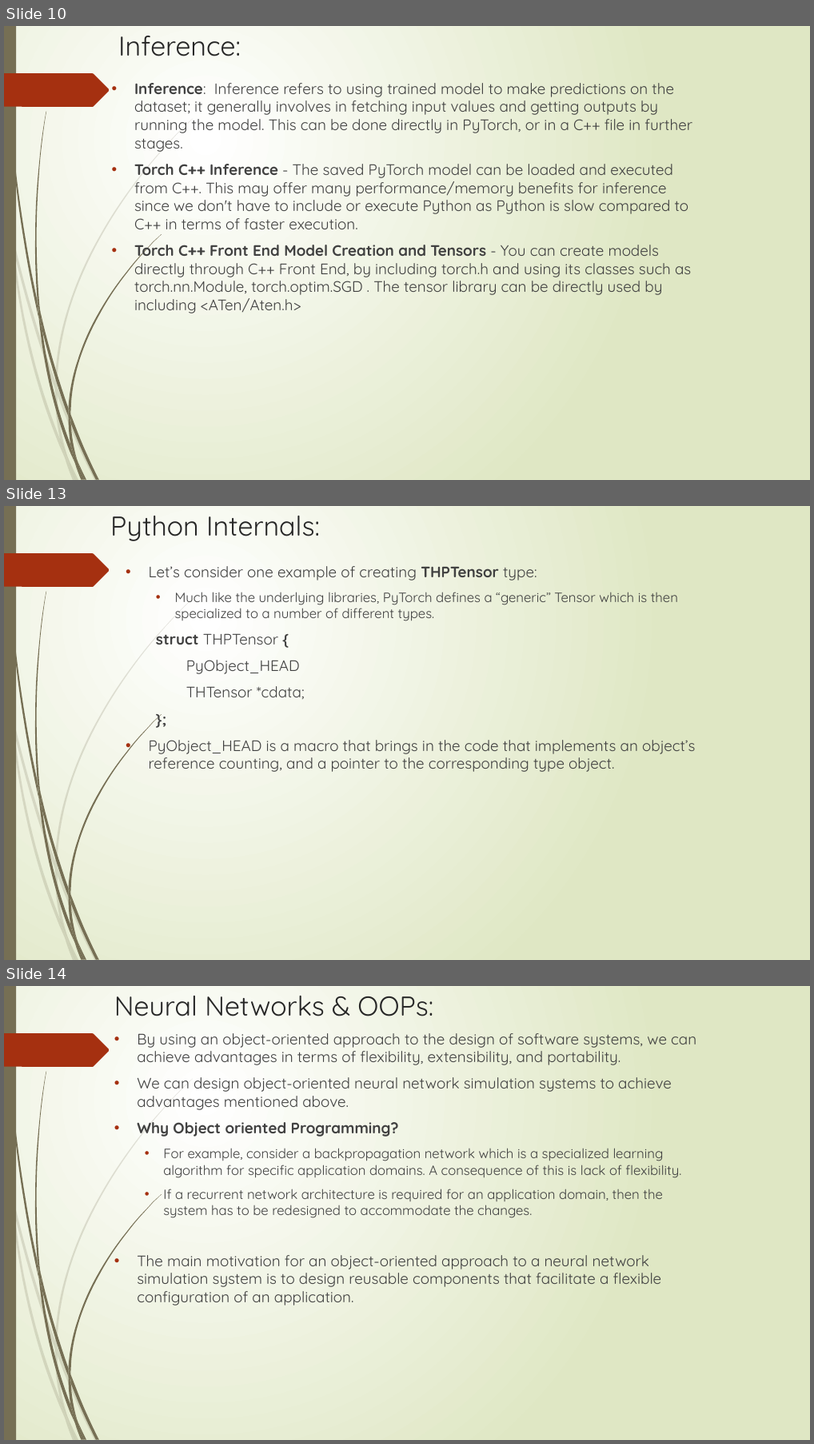
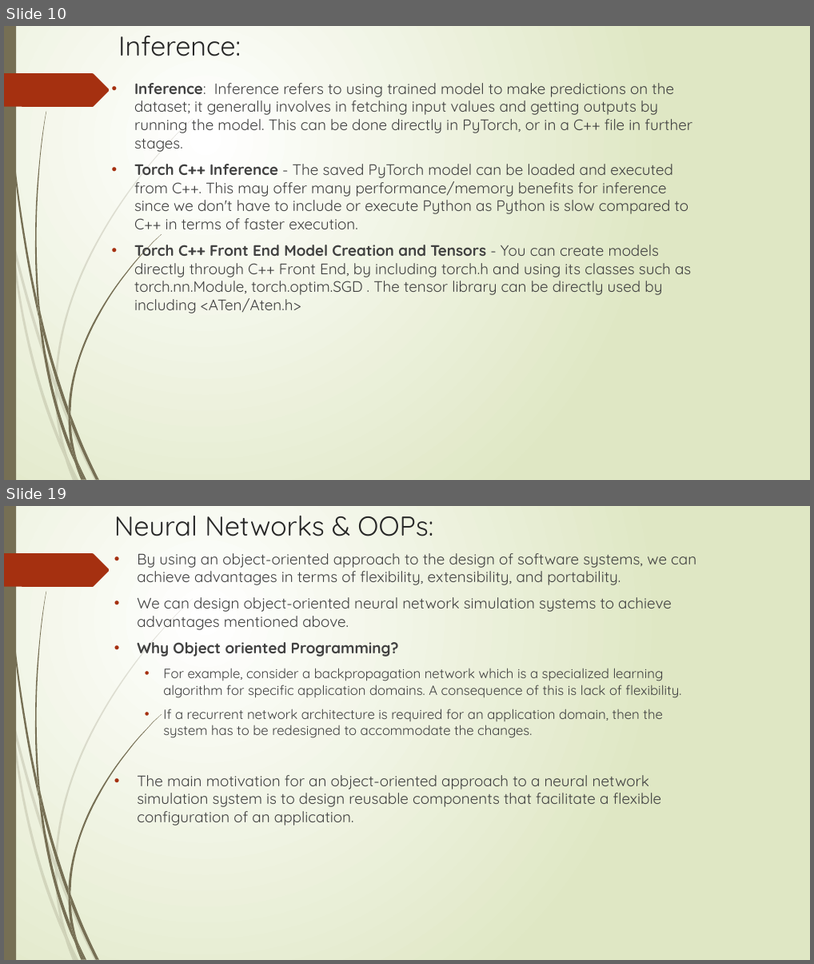
Before and after one commit to DivJAth/OOADPytorch, a slide deck: Grad_Presentation.pptx. Shown one above the other, each under a label of ours: slides 10, 13 and 14 before the commit, slides 10 and 19 after it; the slides between them are not shown. The pictures are 814x1444 and 814x964 pixels, drawn with LibreOffice and Linux fonts; fonts in the diff are those of the drawing. Boxes give left, top, right and bottom in pixels: in the first picture for what was removed or moved away, otherwise in the second. Text is boxed around its words. In the diff, an @@ line names an element or a change of style, - is before the commit and + after.

```diff
--- a/Grad_Presentation.pptx
+++ b/Grad_Presentation.pptx
@@ slide 13 removed at (4,506,810,960), background gradient #FFFFFF to #DFE8C4; not listed: 24 template elements that a slide beside it also shows @@
@@ title removed at (110,516,320,541) @@
-Python Internals:
@@ text removed at (149,566,695,772) @@
-• Let’s consider one example of creating THPTensor type:
-  • Much like the underlying libraries, PyTorch defines a “generic” Tensor which is then specialized to a number of different types.
-  struct THPTensor {
-  PyObject_HEAD
-  THTensor *cdata;
-  };
-  • PyObject_HEAD is a macro that brings in the code that implements an object’s reference counting, and a pointer to the corresponding type object.
@@ what was slide 14 is now slide 19 @@
```
Also in this commit, not shown: 2 slides changed, 9 slides added, 1 other slide removed, 1 other file.
